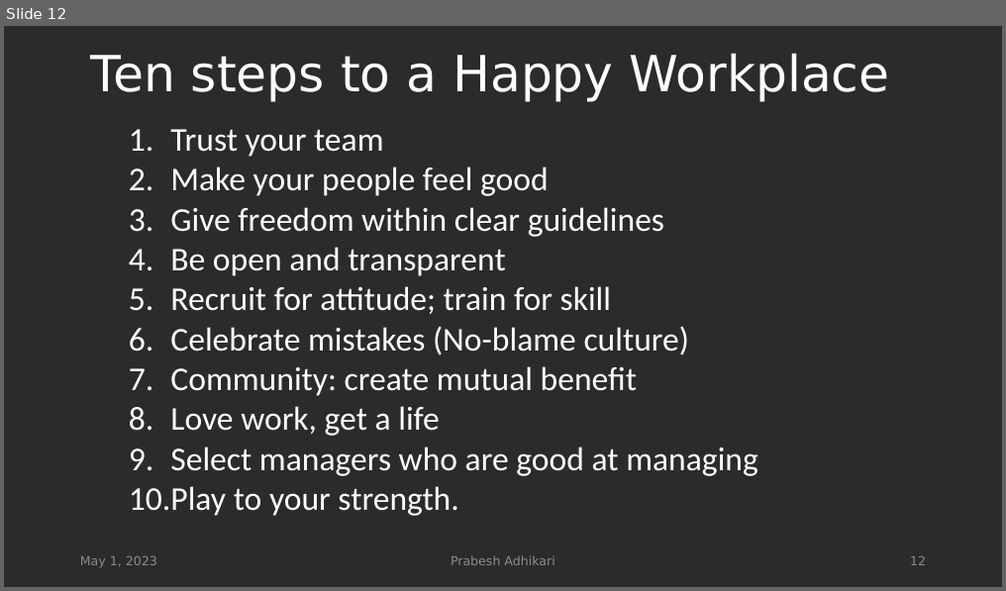
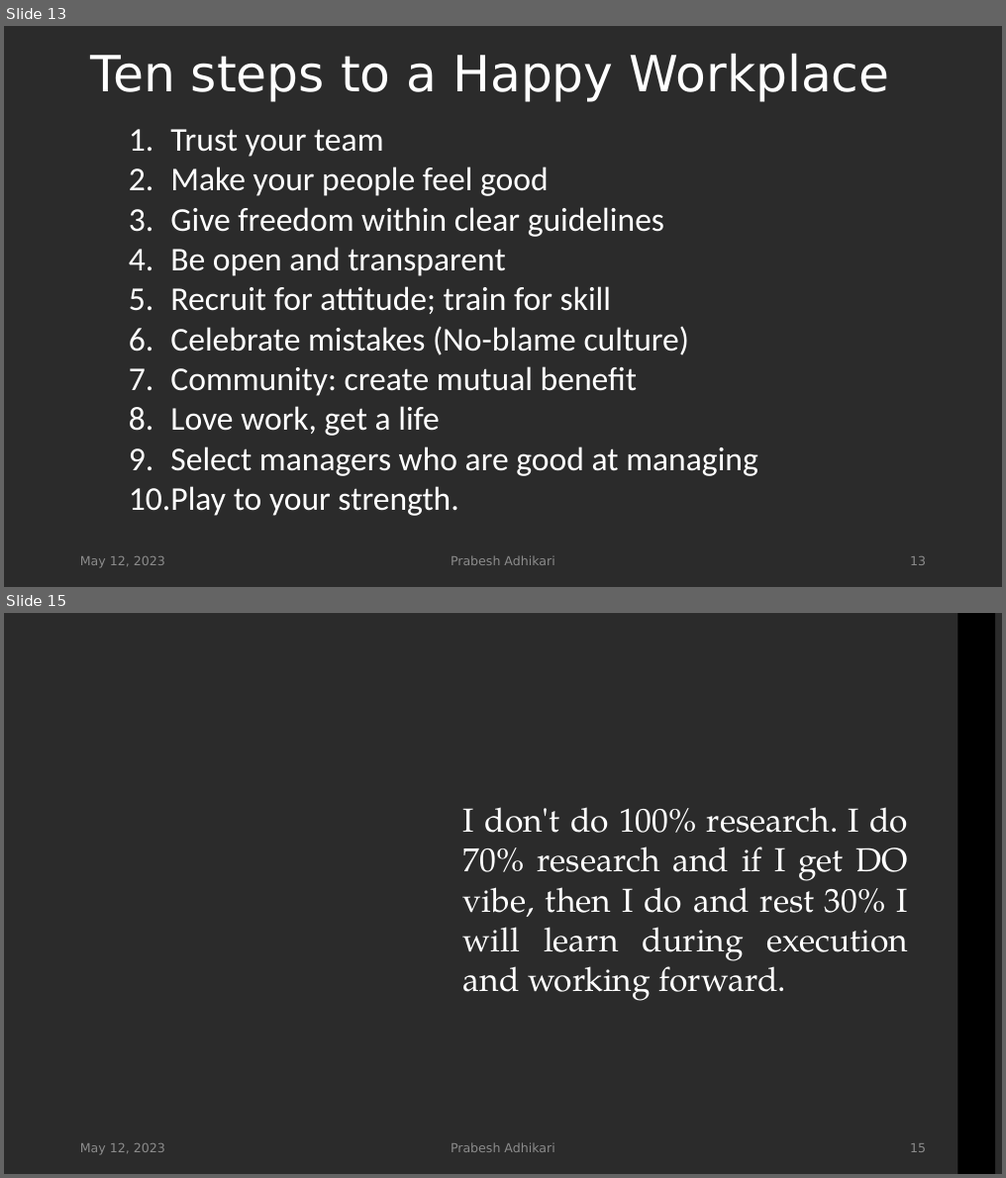
Before and after one commit to spaggiari65/present, a slide deck: WORK MOTIVATION.pptx. Shown one above the other, each under a label of ours: slide 12 before the commit, slides 13 and 15 after it; the slides between them are not shown. The pictures are 1006x591 and 1006x1178 pixels, drawn with LibreOffice and Linux fonts; fonts in the diff are those of the drawing; background and template pictures are left out; a plain dark background stands for a picture behind light text. Boxes give left, top, right and bottom in pixels: in the first picture for what was removed or moved away, otherwise in the second. Text is boxed around its words. In the diff, an @@ line names an element or a change of style, - is before the commit and + after.

```diff
--- a/WORK MOTIVATION.pptx
+++ b/WORK MOTIVATION.pptx
@@ slide 15 added at bbox=[4, 613, 1002, 1174], background picture (left out) @@
@@ rectangle added at bbox=[957, 613, 995, 1174], fill #000000 @@
@@ text added at bbox=[463, 807, 908, 1001], 32 pt, text #FFFFFF @@
+I don't do 100% research. I do 70% research and if I get DO vibe, then I do and rest 30% I will learn during execution and working forward.
@@ text added at bbox=[80, 1144, 165, 1156], 12 pt, text #8C8C8C @@
+May 12, 2023
@@ text added at bbox=[450, 1143, 554, 1153], 12 pt, text #8C8C8C @@
+Prabesh Adhikari
@@ page number added at bbox=[910, 1144, 926, 1153], 12 pt, text #8C8C8C @@
+15
@@ what was slide 12 is now slide 13 @@
@@ slide 13 changed as well @@
@@ text at bbox=[80, 557, 165, 569]: text changed @@
-May 1, 2023
+May 12, 2023
@@ page number at bbox=[910, 557, 926, 566]: text changed @@
-12
+13
```
Also in this commit, not shown: 23 other slides changed, 3 other slides added.
